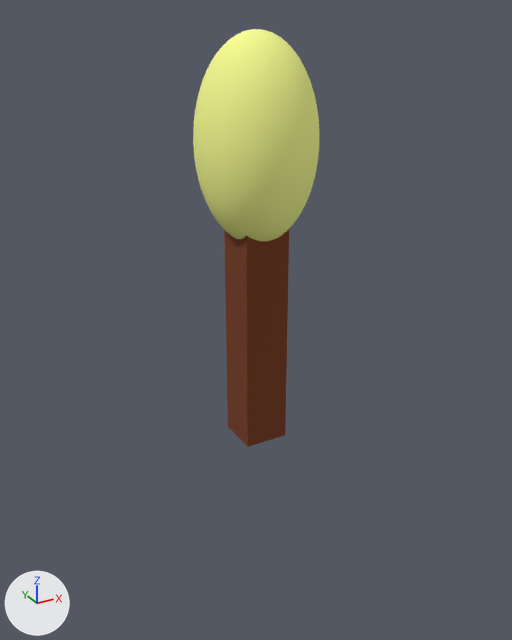
An edit to the glTF model asset/item/torch/model.gltf, drawn before and after from the same camera.
The view is the same before and after, from a 50 mm lens placed at (-0.841, -1.511, 1.1), pointed at (0.01, 0.037, 0.326). Lighting does not change. The marker at lower left points along +X, +Y and +Z. Where no turn or scale is listed for an object, it has been applied to the vertices. Vertices at the same position are counted once.
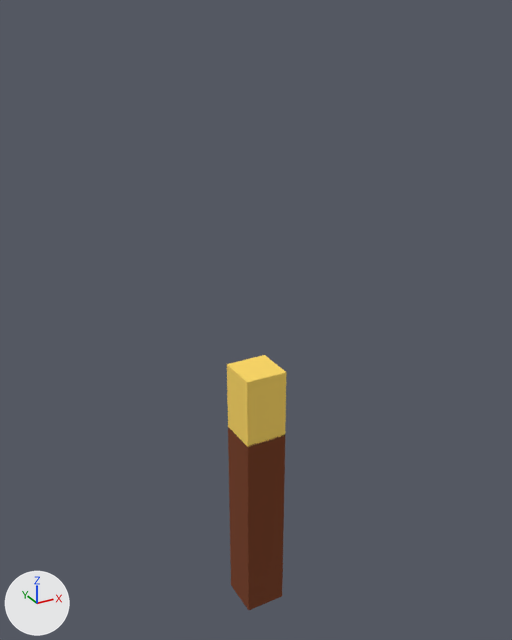
The newer file is also turned or shifted as a whole; pictures and numbers use the older file's frame.

What changed in the scene script:
```text
Change mat_material_0:
    mat_material_0.base_color: (0.18, 0.0389, 0.00685) -> (1.0, 0.693, 0.125)  # brown #763814 -> yellow #ffd963
Change mat_material_1:
    mat_material_1.base_color: (0.952, 1.0, 0.29) -> (0.18, 0.0389, 0.00685)  # yellow #faff93 -> brown #763814
Change me_mesh_0:
    where me_mesh_0.from_pydata(...)  # 8 vertices, 12 faces; spans x -0.06..0.06, y -0.06..0.06, z -0.3..0.3
    used by ob_cube; location = (-0.009, 0.0, 0.301)
    me_mesh_0 part 1
    me_mesh_0.vertices[0].co: (0.06, -0.06, 0.3) -> (0.06, 0.06, -0.1)  # pixel (289, 228) -> pixel (264, 354)
    me_mesh_0.vertices[1].co: (0.06, 0.06, 0.3) -> (-0.06, 0.06, -0.1)  # not seen -> pixel (226, 364)
    me_mesh_0.vertices[2].co: (0.06, -0.06, -0.3) -> (0.06, 0.06, -0.3)  # pixel (285, 435) -> not seen
    me_mesh_0.vertices[3].co: (0.06, 0.06, -0.3) -> (-0.06, 0.06, -0.3)  # not seen -> pixel (227, 426)
    me_mesh_0.vertices[4].co: (-0.06, 0.06, 0.3) -> (-0.06, -0.06, -0.1)  # not seen -> pixel (247, 382)
    me_mesh_0.vertices[5].co: (-0.06, -0.06, 0.3) -> (0.06, -0.06, -0.1)  # pixel (246, 235) -> pixel (286, 372)
    me_mesh_0.vertices[6].co: (-0.06, 0.06, -0.3) -> (-0.06, -0.06, -0.3)  # pixel (227, 426) -> pixel (247, 446)
    me_mesh_0.vertices[7].co: (-0.06, -0.06, -0.3) -> (0.06, -0.06, -0.3)  # pixel (247, 446) -> pixel (285, 435)
Add me_mesh_1_1:
    me_mesh_1_1.from_pydata(...)  # a box spanning x -0.06..0.06, y -0.06..0.06, z -0.3..0.3
    me_mesh_1_1.materials.append(mat_material_1)  # brown #763814
Remove ob_sphere:
    ob_sphere = bpy.data.objects.new('Sphere', me_mesh_1)
    ob_sphere.location = (-0.009, 0.0, 0.807)
Add ob_cube_001:
    ob_cube_001 = bpy.data.objects.new('Cube.001', me_mesh_1_1)
    ob_cube_001.location = (-0.009, 0.0, -0.295)
```

Changed parts and their boxes [x1, y1, x2, y2] in the pictures (512 x 640 px):
'Sphere', deleted (yellow)
    before: [193, 29, 319, 241]
'Cube', recoloured, reshaped (brown to yellow, 9% narrower, 58% shorter)
    before: [224, 229, 289, 447]
    after: [227, 355, 286, 447]
'Cube.001', added (brown)
    after: [228, 427, 285, 610]
